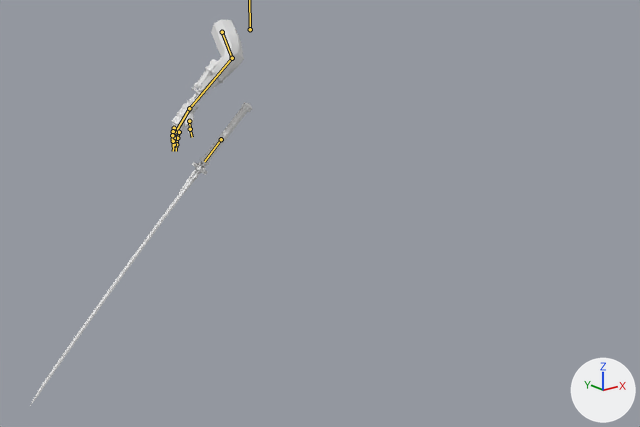
The FBX model Onigatana Actual/Onigatana Actual/Assets/Models/Arm_Model.fbx: old version first, new version second.
Rendered twice from a 50 mm lens placed at (-10.63, -16.02, 1.7), pointed at (-1.67, -4.81, -2.78). The axes (+X, +Y, +Z) are drawn at lower right. The lights are the same throughout. Both versions are drawn at frame 9 of the action 'R_hand|attack 3'; the numbers are the values there. The bones that bend it are drawn over the model as lines.

Names of what the first picture shows: 'hand', 'sword'.
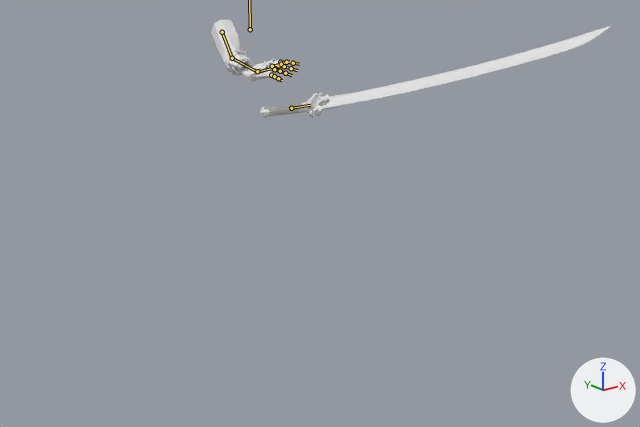
The change in detail:
Bone 'r_forarm' (bone_r_forarm) turns from (-22, -2, 99) to (-9, -35, 10) degrees about its own x, y and z.
Bone 'r_hand' (bone_r_hand) moves from (0.0, 0.0, 0.0) to (-0.008, 0.051, -0.034).
Bone 'r_hand' (bone_r_hand) turns from (0, 0, 0) to (-9, -11, -22) degrees about its own x, y and z.

What differs and where, as boxes [x1, y1, x2, y2] in the pictures (640 x 427 px):
'sword', posed (57% wider, 70% shorter): before [30, 102, 252, 406]; after [260, 26, 610, 118]
'hand', posed (16% wider, 52% shorter): before [171, 20, 244, 148]; after [211, 20, 296, 81]
bone 'r_forarm', root to tip: before (232, 58) to (189, 108); after (232, 58) to (257, 72)
bone 'r_hand', root to tip: before (189, 108) to (175, 133); after (257, 71) to (279, 67)
